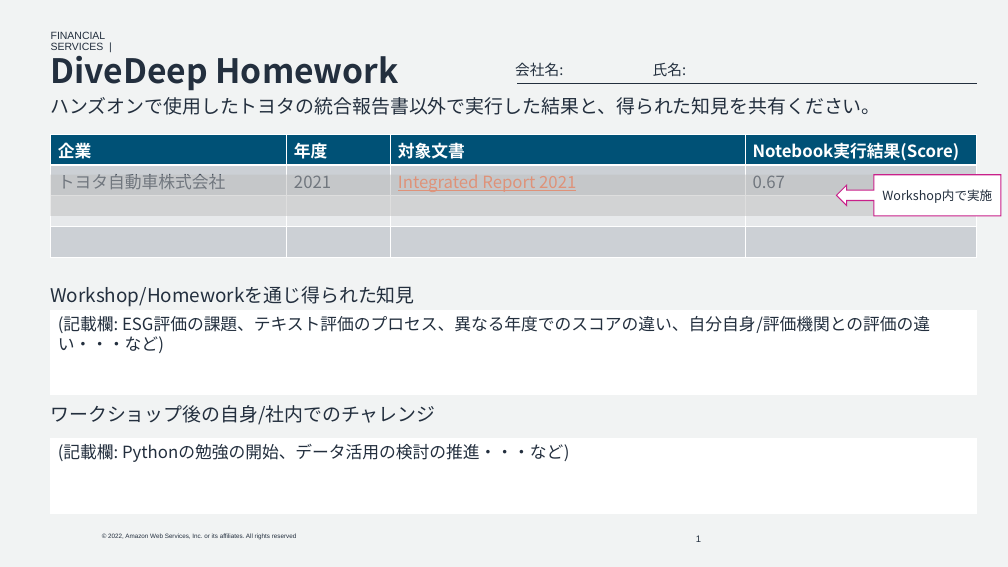
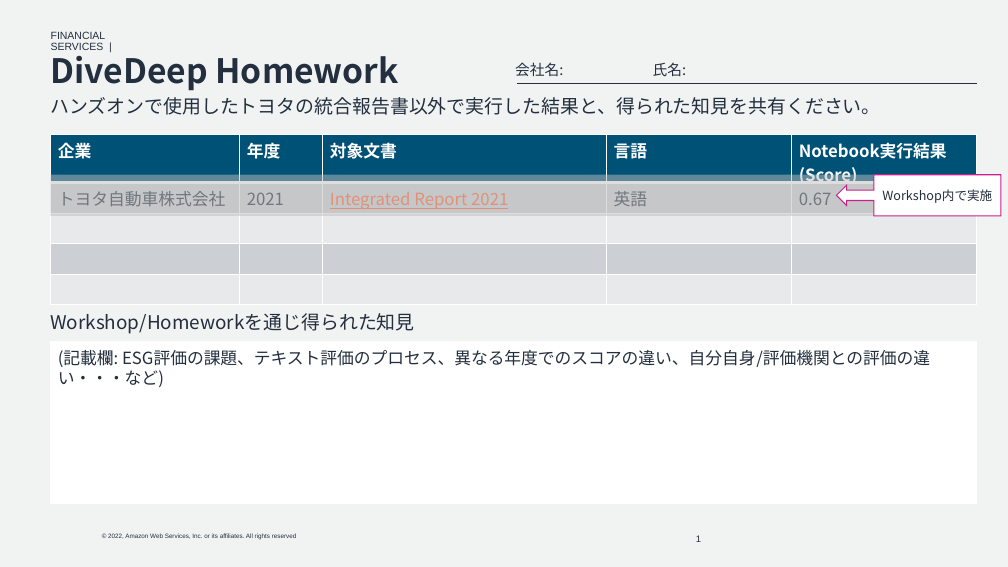
Before and after one commit to icoxfog417/esg-evaluation-by-nlp, a slide deck: slide 1 of notebooks/HomeworkTemplete.pptx. Drawn at 1008x567 pixels with LibreOffice and Linux fonts; fonts in the diff are those of the drawing; background and template pictures are left out. Boxes give left, top, right and bottom in pixels: in the first picture for what was removed or moved away, otherwise in the second. Text is boxed around its words. In the diff, an @@ line names an element or a change of style, - is before the commit and + after.

Commit message:
Update homework

```diff
--- a/notebooks/HomeworkTemplete.pptx
+++ b/notebooks/HomeworkTemplete.pptx
@@ table at [51, 135, 977, 306] @@
-企業 | 年度 | 対象文書 | Notebook実行結果(Score)
-トヨタ自動車株式会社 | 2021 | Integrated Report 2021 | 0.67
- |  |  | 
- |  |  | 
+企業 | 年度 | 対象文書 | 言語 | Notebook実行結果(Score)
+トヨタ自動車株式会社 | 2021 | Integrated Report 2021 | 英語 | 0.67
+ |  |  |  | 
+ |  |  |  | 
+ |  |  |  | 
@@ text "Workshop/Homeworkを通じ得られた知見": place and size @@
-text "Workshop/Homeworkを通じ得られた知見" at [50, 286, 414, 307]
+text "Workshop/Homeworkを通じ得られた知見" at [50, 313, 414, 334]
@@ text "(記載欄: ESG評価の課題、テキスト評価のプロセス、異なる年度でのスコアの違い、自分自身/評価機関との評価の違い・・・ ...": place and size @@
-text "(記載欄: ESG評価の課題、テキスト評価のプロセス、異なる年度でのスコアの違い、自分自身/評価機関との評価の違い・・・ ..." at [58, 316, 930, 353]
+text "(記載欄: ESG評価の課題、テキスト評価のプロセス、異なる年度でのスコアの違い、自分自身/評価機関との評価の違い・・・ ..." at [58, 350, 930, 387]
@@ rectangle: place and size @@
-rectangle at [51, 310, 977, 394]
+rectangle at [51, 342, 977, 504]
@@ text removed at [50, 405, 435, 425] @@
-ワークショップ後の自身/社内でのチャレンジ
@@ rectangle removed at [51, 438, 977, 513] @@
@@ text removed at [58, 444, 569, 462] @@
-(記載欄: Pythonの勉強の開始、データ活用の検討の推進・・・など)
```
Also in this commit, not shown: 1 slide added.
